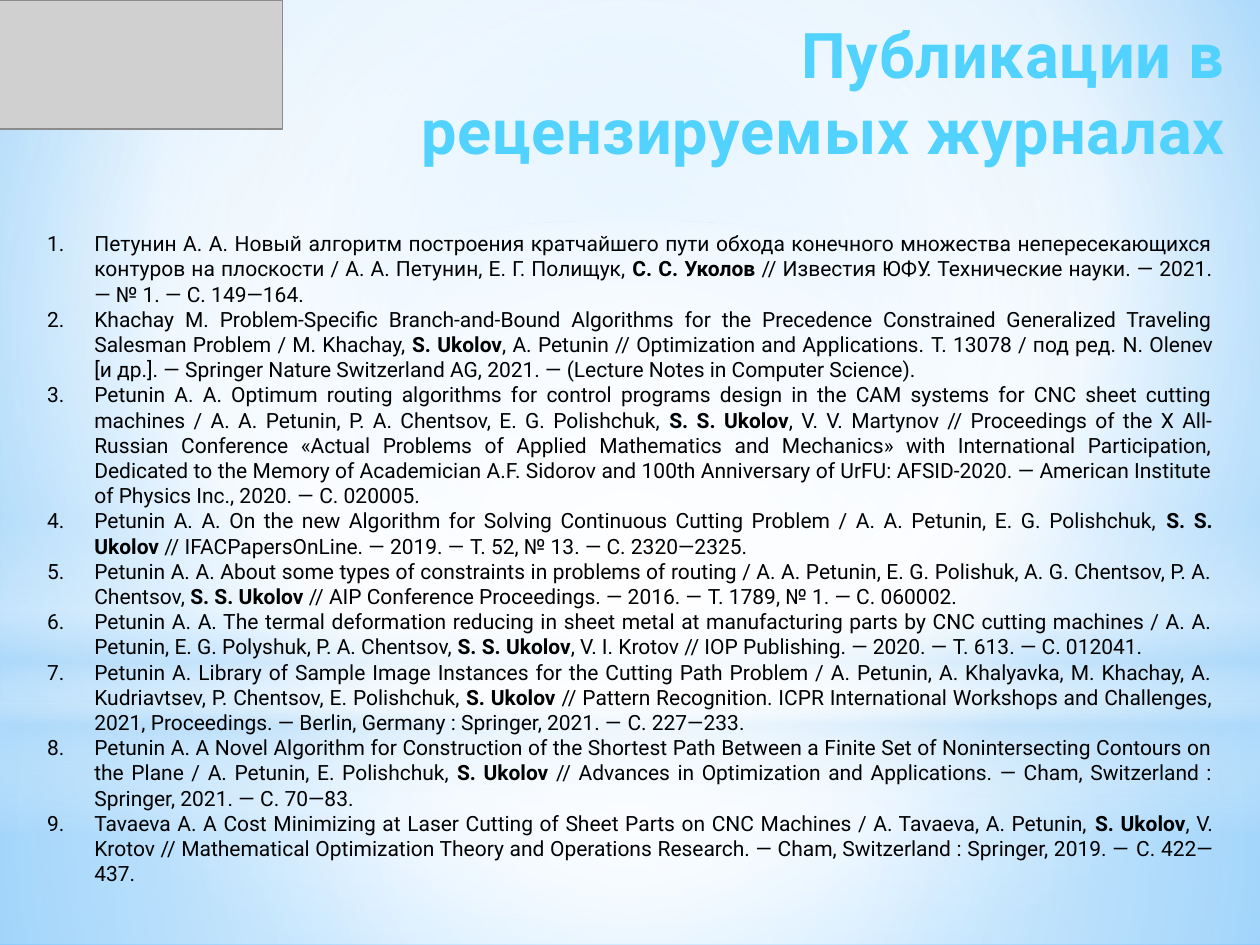
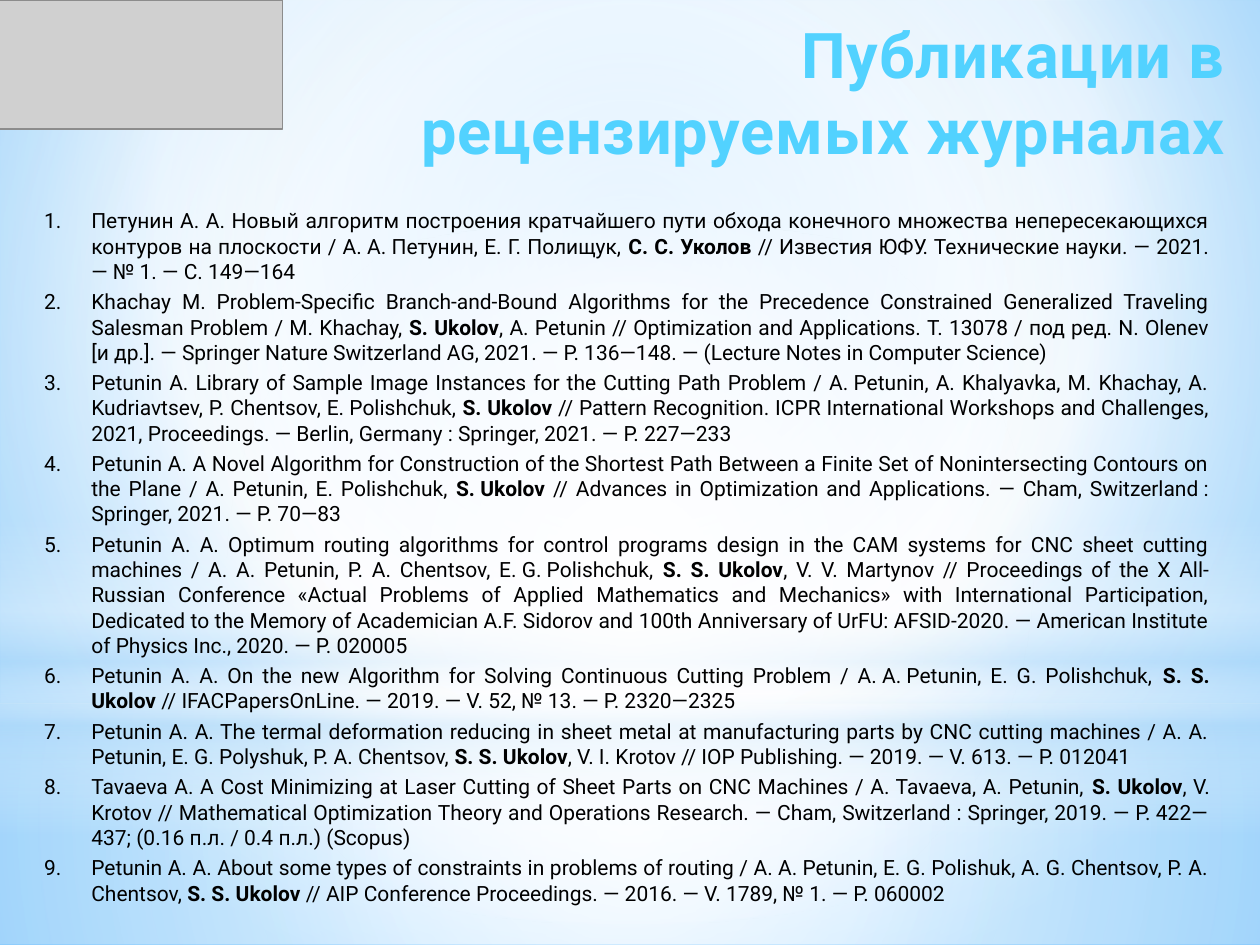
Before and after one commit to ukoloff/these, a slide deck: slide 8 of docx/К заседанию/30 Доклад.pptx. Drawn at 1260x945 pixels with LibreOffice and Linux fonts; fonts in the diff are those of the drawing; grey boxes stand for pictures. Boxes give left, top, right and bottom in pixels: in the first picture for what was removed or moved away, otherwise in the second. Text is boxed around its words. In the diff, an @@ line names an element or a change of style, - is before the commit and + after.

```diff
--- a/docx/К заседанию/30 Доклад.pptx
+++ b/docx/К заседанию/30 Доклад.pptx
@@ text at (91,212,1210,906): text changed @@
-1. Петунин А. А. Новый алгоритм построения кратчайшего пути обхода конечного множества непересекающихся контуров на плоскости / А. А. Петунин, Е. Г. Полищук, С. С. Уколов // Известия ЮФУ. Технические науки. — 2021. — № 1. — С. 149—164.
-2. Khachay M. Problem-Specific Branch-and-Bound Algorithms for the Precedence Constrained Generalized Traveling Salesman Problem / M. Khachay, S. Ukolov, A. Petunin // Optimization and Applications. Т. 13078 / под ред. N. Olenev [и др.]. — Springer Nature Switzerland AG, 2021. — (Lecture Notes in Computer Science).
-3. Petunin A. A. Optimum routing algorithms for control programs design in the CAM systems for CNC sheet cutting machines / A. A. Petunin, P. A. Chentsov, E. G. Polishchuk, S. S. Ukolov, V. V. Martynov // Proceedings of the X All-Russian Conference «Actual Problems of Applied Mathematics and Mechanics» with International Participation, Dedicated to the Memory of Academician A.F. Sidorov and 100th Anniversary of UrFU: AFSID-2020. — American Institute of Physics Inc., 2020. — С. 020005.
-4. Petunin A. A. On the new Algorithm for Solving Continuous Cutting Problem / A. A. Petunin, E. G. Polishchuk, S. S. Ukolov // IFACPapersOnLine. — 2019. — Т. 52, № 13. — С. 2320—2325.
-5. Petunin A. A. About some types of constraints in problems of routing / A. A. Petunin, E. G. Polishuk, A. G. Chentsov, P. A. Chentsov, S. S. Ukolov // AIP Conference Proceedings. — 2016. — Т. 1789, № 1. — С. 060002.
-6. Petunin A. A. The termal deformation reducing in sheet metal at manufacturing parts by CNC cutting machines / A. A. Petunin, E. G. Polyshuk, P. A. Chentsov, S. S. Ukolov, V. I. Krotov // IOP Publishing. — 2020. — Т. 613. — С. 012041.
-7. Petunin A. Library of Sample Image Instances for the Cutting Path Problem / A. Petunin, A. Khalyavka, M. Khachay, A. Kudriavtsev, P. Chentsov, E. Polishchuk, S. Ukolov // Pattern Recognition. ICPR International Workshops and Challenges, 2021, Proceedings. — Berlin, Germany : Springer, 2021. — С. 227—233.
-8. Petunin A. A Novel Algorithm for Construction of the Shortest Path Between a Finite Set of Nonintersecting Contours on the Plane / A. Petunin, E. Polishchuk, S. Ukolov // Advances in Optimization and Applications. — Cham, Switzerland : Springer, 2021. — С. 70—83.
-9. Tavaeva A. A Cost Minimizing at Laser Cutting of Sheet Parts on CNC Machines / A. Tavaeva, A. Petunin, S. Ukolov, V. Krotov // Mathematical Optimization Theory and Operations Research. — Cham, Switzerland : Springer, 2019. — С. 422—437.
+1. Петунин А. А. Новый алгоритм построения кратчайшего пути обхода конечного множества непересекающихся контуров на плоскости / А. А. Петунин, Е. Г. Полищук, С. С. Уколов // Известия ЮФУ. Технические науки. — 2021. — № 1. — С. 149—164
+2. Khachay M. Problem-Specific Branch-and-Bound Algorithms for the Precedence Constrained Generalized Traveling Salesman Problem / M. Khachay, S. Ukolov, A. Petunin // Optimization and Applications. Т. 13078 / под ред. N. Olenev [и др.]. — Springer Nature Switzerland AG, 2021. — P. 136—148. — (Lecture Notes in Computer Science)
+3. Petunin A. Library of Sample Image Instances for the Cutting Path Problem / A. Petunin, A. Khalyavka, M. Khachay, A. Kudriavtsev, P. Chentsov, E. Polishchuk, S. Ukolov // Pattern Recognition. ICPR International Workshops and Challenges, 2021, Proceedings. — Berlin, Germany : Springer, 2021. — P. 227—233
+4. Petunin A. A Novel Algorithm for Construction of the Shortest Path Between a Finite Set of Nonintersecting Contours on the Plane / A. Petunin, E. Polishchuk, S. Ukolov // Advances in Optimization and Applications. — Cham, Switzerland : Springer, 2021. — P. 70—83
+5. Petunin A. A. Optimum routing algorithms for control programs design in the CAM systems for CNC sheet cutting machines / A. A. Petunin, P. A. Chentsov, E. G. Polishchuk, S. S. Ukolov, V. V. Martynov // Proceedings of the X All-Russian Conference «Actual Problems of Applied Mathematics and Mechanics» with International Participation, Dedicated to the Memory of Academician A.F. Sidorov and 100th Anniversary of UrFU: AFSID-2020. — American Institute of Physics Inc., 2020. — P. 020005
+6. Petunin A. A. On the new Algorithm for Solving Continuous Cutting Problem / A. A. Petunin, E. G. Polishchuk, S. S. Ukolov // IFACPapersOnLine. — 2019. — V. 52, № 13. — P. 2320—2325
+7. Petunin A. A. The termal deformation reducing in sheet metal at manufacturing parts by CNC cutting machines / A. A. Petunin, E. G. Polyshuk, P. A. Chentsov, S. S. Ukolov, V. I. Krotov // IOP Publishing. — 2019. — V. 613. — P. 012041
+8. Tavaeva A. A Cost Minimizing at Laser Cutting of Sheet Parts on CNC Machines / A. Tavaeva, A. Petunin, S. Ukolov, V. Krotov // Mathematical Optimization Theory and Operations Research. — Cham, Switzerland : Springer, 2019. — P. 422—437; (0.16 п.л. / 0.4 п.л.) (Scopus)
+9. Petunin A. A. About some types of constraints in problems of routing / A. A. Petunin, E. G. Polishuk, A. G. Chentsov, P. A. Chentsov, S. S. Ukolov // AIP Conference Proceedings. — 2016. — V. 1789, № 1. — P. 060002
```
Also in this commit, not shown: 5 other slides changed, 4 slides removed.
